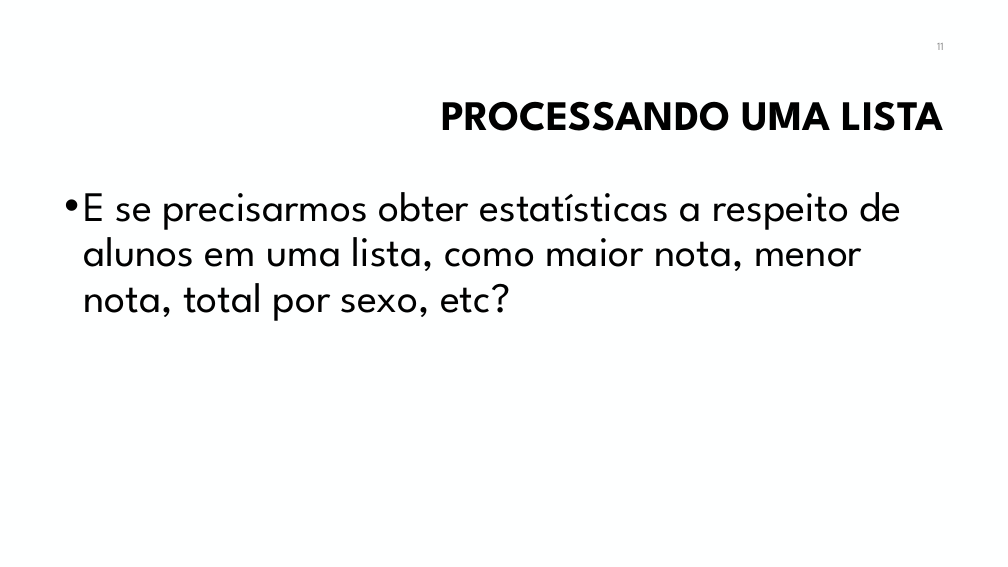
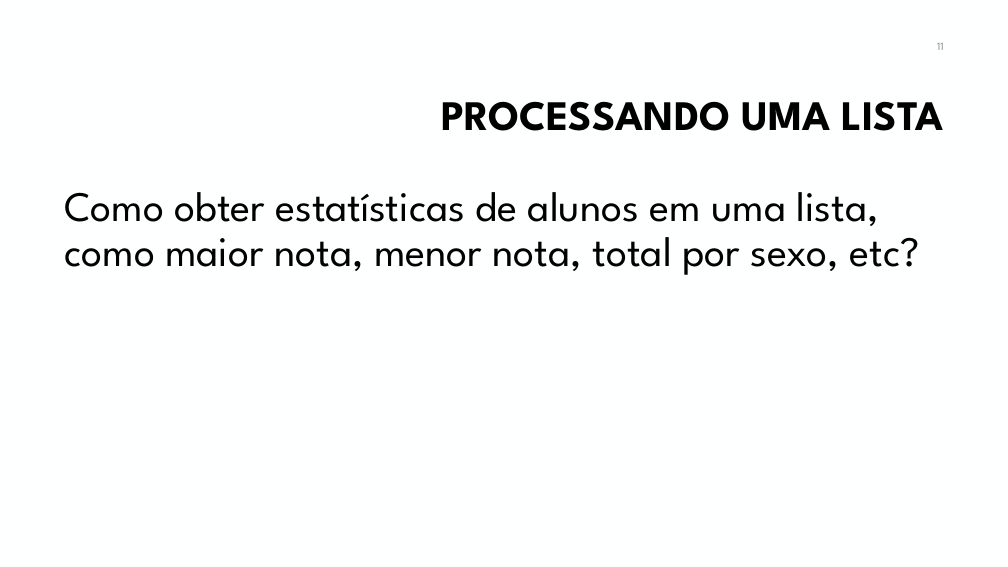
Before and after one commit to manoelcampos/curso-programacao-funcional-java, a slide deck: slide 11 of programacao-funcional-java8.pptx. Drawn at 1008x567 pixels with LibreOffice and Linux fonts; fonts in the diff are those of the drawing; background and template pictures are left out. Boxes give left, top, right and bottom in pixels: in the first picture for what was removed or moved away, otherwise in the second. Text is boxed around its words. In the diff, an @@ line names an element or a change of style, - is before the commit and + after.

```diff
--- a/programacao-funcional-java8.pptx
+++ b/programacao-funcional-java8.pptx
@@ text at (64,192,920,275): text changed @@
-• E se precisarmos obter estatísticas a respeito de alunos em uma lista, como maior nota, menor nota, total por sexo, etc?
+Como obter estatísticas de alunos em uma lista, como maior nota, menor nota, total por sexo, etc?
```
Also in this commit, not shown: 17 other slides changed.
